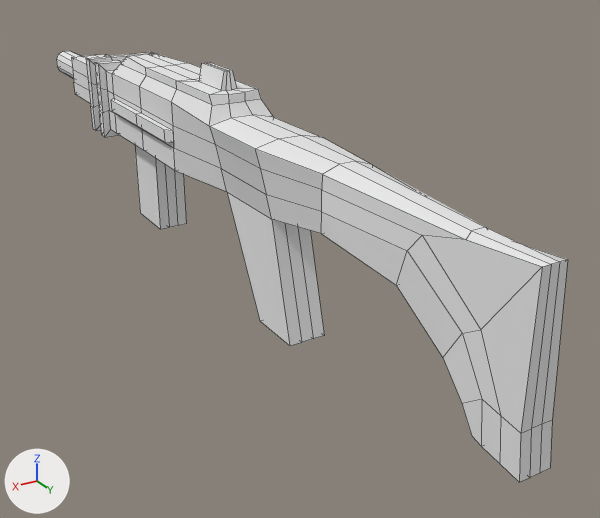
The Blender file Assets/Models/lowpoly_rifle_2.7.blend, before and after one commit.
Camera for both pictures: a 50 mm camera at (2.07, 4.02, 2.09) aimed at (-0.39, -0.07, 0.05). Lighting does not change. The marker at lower left points along +X, +Y and +Z. Mesh edges are drawn as thin lines.

Before the edit, the objects in view are built like this:
```python
me_cube_001 = bpy.data.meshes.new('Cube.001')
me_cube_001.from_pydata(...)  # 348 vertices, 346 faces; spans x -0.25..0.25, y -3.42..2.29, z -0.08..1.23
# faces by material slot: [173, 173]
me_cube_001.materials.append(mat_base)  # white #e7e7e7
me_cube_001.materials.append(mat_material_001)  # white #e7e7e7
ob_cube = bpy.data.objects.new('Cube', me_cube_001)
ob_cube.location = (0.0, 0.0, 0.0)
```
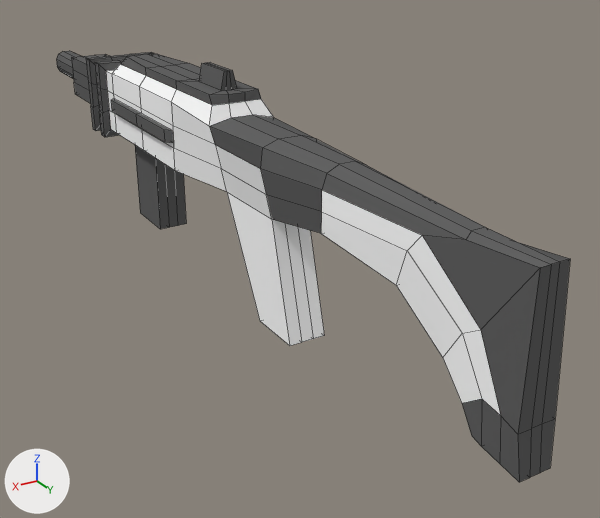
Boxes [x1, y1, x2, y2] around the edits, measured in the pictures (600 x 518 px; the box of a moved part takes in the faces that stretch with it):
'Cube', reshaped, recoloured: before [56, 51, 568, 482]; after [56, 51, 570, 482]
part 1 of me_cube_001, moved or reshaped: before [209, 115, 483, 240]; after [209, 115, 479, 240]
part 2 of me_cube_001, moved or reshaped: before [422, 231, 568, 482]; after [422, 231, 570, 482]
part 3 of me_cube_001, recoloured: [106, 64, 501, 415] in both
part 4 of me_cube_001, recoloured (white to grey): [340, 161, 559, 477] in both
part 5 of me_cube_001, recoloured: [232, 115, 355, 233] in both
part 6 of me_cube_001, recoloured: [56, 51, 261, 229] in both

The edits, one by one:
Material 'white' (mat_white) is new.
Its base color is (1.0, 1.0, 1.0) (white #ffffff).
Material 'black' (mat_black) is new.
Its base color is (0.124, 0.124, 0.124) (dark grey #636363).
me_cube_001 has 348 vertices, 346 faces and spans x -0.25..0.25, y -3.42..2.29, z -0.08..1.23.
me_cube_001 is used by ob_cube; location (0.0, 0.0, 0.0).
Part 1, on me_cube_001:
Vertex 1 of me_cube_001 moves from (0.14, 1.0, 0.97) at pixel (322, 174) to (0.11, 1.0, 0.97) at pixel (326, 173).
Vertex 5 of me_cube_001 moves from (-0.14, 1.0, 0.97) at pixel (372, 164) to (-0.11, 1.0, 0.97) at pixel (367, 165).
Vertex 13 of me_cube_001 moves from (0.2, 0.48, 0.97) at pixel (254, 148) to (0.16, 0.48, 0.97) at pixel (262, 147).
Vertex 27 of me_cube_001 moves from (-0.2, 0.48, 0.97) at pixel (323, 137) to (-0.16, 0.48, 0.97) at pixel (316, 138).
Part 2, on me_cube_001:
Vertex 37 of me_cube_001 moves from (0.06, 2.25, 0.97) at pixel (542, 266) to (0.07, 2.25, 0.97) at pixel (540, 267).
Vertex 39 of me_cube_001 moves from (-0.06, 2.25, 0.97) at pixel (567, 259) to (-0.07, 2.25, 0.97) at pixel (570, 258).
Vertex 41 of me_cube_001 moves from (0.08, 2.27, 0.32) at pixel (520, 433) to (0.09, 2.27, 0.32) at pixel (517, 434).
Vertex 43 of me_cube_001 moves from (-0.08, 2.27, 0.32) at pixel (552, 420) to (-0.1, 2.27, 0.32) at pixel (555, 419).
me_cube_001 part 3: 120 of the faces centred in x -0.2..0.2, y -2.08..2.03, z -0.08..1.03 switch from mat_base (white #e7e7e7) to mat_white (white #ffffff).
me_cube_001 part 4: 36 of the faces centred in x -0.1..0.1, y 1.38..2.28, z 0.12..0.98 switch from mat_base (white #e7e7e7) to mat_black (dark grey #636363).
me_cube_001 part 5: 17 of the faces centred in x -0.19..0.19, y 0.21..0.74, z 0.63..1.0 switch from mat_base (white #e7e7e7) to mat_black (dark grey #636363).
me_cube_001 part 6: all 173 faces that had it switch from mat_material_001 (white #e7e7e7) to mat_black (dark grey #636363).
